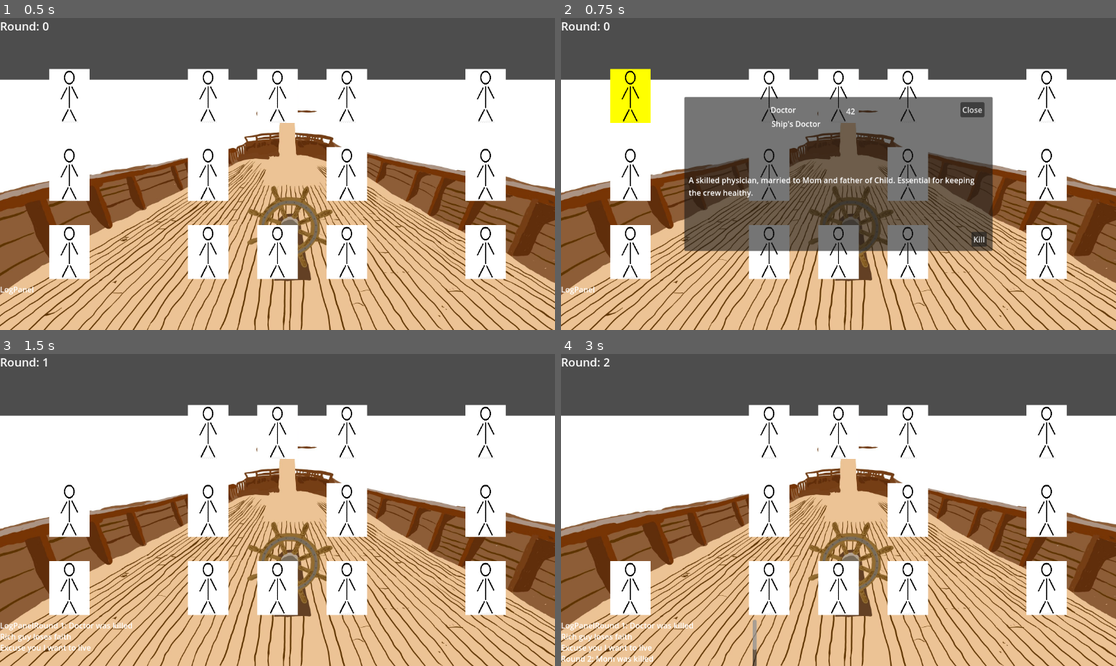
Above: before the commit, frames 1-4 (two rows, left to right).
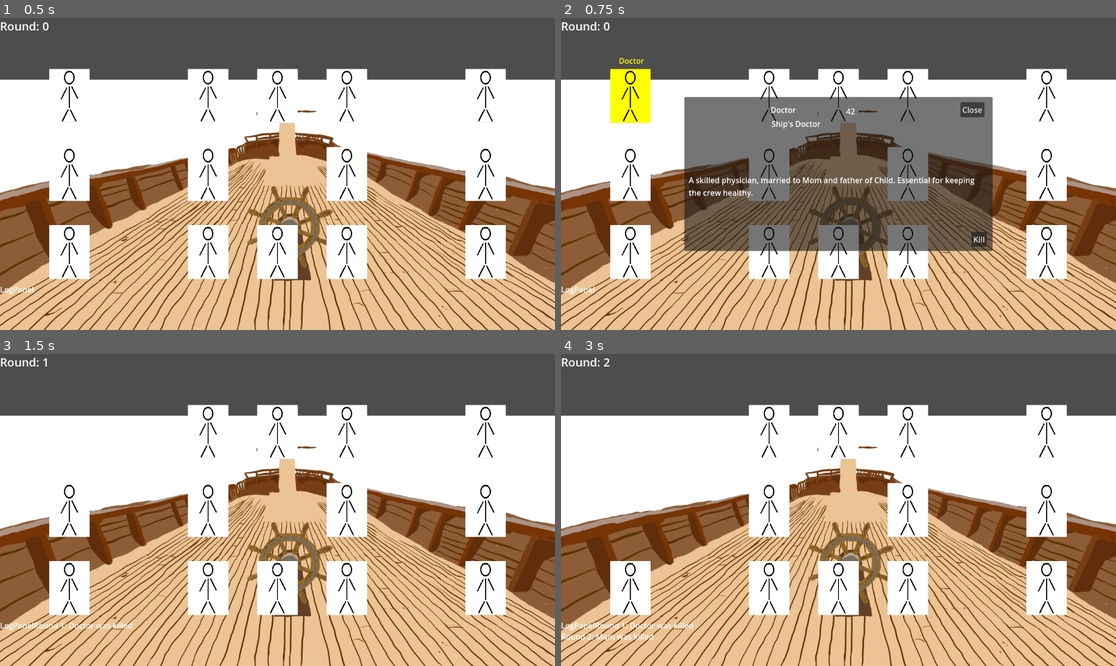
Above: after the commit, the same moments.

Repository: sajochems/Jamsepticeye
Game: Godot game, scene res://scenes/main.tscn
The game is run twice, just before and just after one commit, with the same random seed, the same clock (stepped at 60 frames per second) and the same inputs.
Inputs (mouse positions are in pixels of both pictures, inside the frame that each line leads up to):
- Up to frame 1 (0.5 s): no input
- Up to frame 2 (0.75 s): tap Enter at 0.5 s; move the mouse to (627, 96) at 0.52 s; click (627, 96) at 0.67 s
- Up to frame 3 (1.5 s): click "Kill" at 1.25 s
- Up to frame 4 (3 s): tap Space at 2 s; move the mouse to (627, 510) at 2.02 s; click (627, 510) at 2.17 s; click "Kill" at 2.75 s

Frame 1 is identical in both runs. In frame 2, less than 0.1% of the frame differs, in the area x 10-16%, y 12-15%; in frame 3, 0.3%; in frame 4, 0.6%, in the area x 0-36%, y 85-100%.
Error after the commit: Invalid assignment of property or key 'autowrap' with value of type 'bool' on a base object of type 'Label'. (res://scripts/event_info_window.gd:13)

Commit message:
Set up character names, bug fixes for restart and ground work for event window

Diff:
--- a/scenes/character.tscn
+++ b/scenes/character.tscn
@@ -1,10 +1,13 @@
-[gd_scene load_steps=5 format=3 uid="uid://6718rh0m02kt"]
+[gd_scene load_steps=6 format=3 uid="uid://6718rh0m02kt"]
 
 [ext_resource type="Script" uid="uid://b6ptaxu8ekljp" path="res://scripts/character.gd" id="1_agfs1"]
 [ext_resource type="Texture2D" uid="uid://glbm64jbn1me" path="res://assets/sprites/default.png" id="2_rkhd4"]
 [ext_resource type="Texture2D" uid="uid://f2j86566titl" path="res://assets/sprites/Higlight.png" id="3_lrhn5"]
 
 [sub_resource type="CapsuleShape2D" id="CapsuleShape2D_he2x2"]
+
+[sub_resource type="LabelSettings" id="LabelSettings_lrhn5"]
+font_color = Color(1, 1, 0, 1)
 
 [node name="Character" type="Area2D"]
 script = ExtResource("1_agfs1")
@@ -22,3 +25,12 @@
 visible = false
 scale = Vector2(0.1, 0.13)
 texture = ExtResource("3_lrhn5")
+
+[node name="Name" type="Label" parent="."]
+visible = false
+offset_left = -24.0
+offset_top = -85.0
+offset_right = 23.0
+offset_bottom = -62.0
+text = "Name"
+label_settings = SubResource("LabelSettings_lrhn5")
--- /dev/null
+++ b/scenes/event_info_window.tscn
@@ -0,0 +1,78 @@
+[gd_scene load_steps=4 format=3 uid="uid://xld7kxpusy1y"]
+
+[ext_resource type="Script" uid="uid://bt68eekbmvbhv" path="res://scripts/event_info_window.gd" id="1_52jcs"]
+
+[sub_resource type="StyleBoxFlat" id="StyleBoxFlat_52jcs"]
+bg_color = Color(0.592157, 0.341176, 0.168627, 1)
+
+[sub_resource type="LabelSettings" id="LabelSettings_w1ndx"]
+font_size = 48
+
+[node name="EventInfoWindow" type="Control"]
+layout_mode = 3
+anchors_preset = 15
+anchor_right = 1.0
+anchor_bottom = 1.0
+grow_horizontal = 2
+grow_vertical = 2
+script = ExtResource("1_52jcs")
+
+[node name="Panel" type="Panel" parent="."]
+layout_mode = 1
+anchors_preset = 8
+anchor_left = 0.5
+anchor_top = 0.5
+anchor_right = 0.5
+anchor_bottom = 0.5
+offset_left = -350.0
+offset_top = -250.0
+offset_right = 350.0
+offset_bottom = 250.0
+grow_horizontal = 2
+grow_vertical = 2
+theme_override_styles/panel = SubResource("StyleBoxFlat_52jcs")
+
+[node name="Event" type="Label" parent="Panel"]
+layout_mode = 1
+anchors_preset = 5
+anchor_left = 0.5
+anchor_right = 0.5
+offset_left = -207.5
+offset_top = 40.0
+offset_right = 207.5
+offset_bottom = 107.0
+grow_horizontal = 2
+text = "An Event occured!"
+label_settings = SubResource("LabelSettings_w1ndx")
+
+[node name="CloseButton" type="Button" parent="Panel"]
+layout_mode = 1
+anchors_preset = 7
+anchor_left = 0.5
+anchor_top = 1.0
+anchor_right = 0.5
+anchor_bottom = 1.0
+offset_left = -39.5
+offset_top = -100.0
+offset_right = 39.5
+offset_bottom = -69.0
+grow_horizontal = 2
+grow_vertical = 0
+text = "Continue"
+
+[node name="ScrollContainer" type="ScrollContainer" parent="Panel"]
+layout_mode = 1
+anchors_preset = 8
+anchor_left = 0.5
+anchor_top = 0.5
+anchor_right = 0.5
+anchor_bottom = 0.5
+offset_left = -250.0
+offset_top = -80.0
+offset_right = 250.0
+offset_bottom = 80.0
+grow_horizontal = 2
+grow_vertical = 2
+
+[node name="EventList" type="VBoxContainer" parent="Panel/ScrollContainer"]
+layout_mode = 2
--- a/scenes/game_over_window.tscn
+++ b/scenes/game_over_window.tscn
@@ -22,6 +22,33 @@
 layout_mode = 0
 offset_right = 1150.0
 offset_bottom = 650.0
+
+[node name="GameOver" type="Label" parent="Panel"]
+layout_mode = 1
+anchors_preset = 5
+anchor_left = 0.5
+anchor_right = 0.5
+offset_left = -130.0
+offset_top = 50.0
+offset_right = 130.0
+offset_bottom = 117.0
+grow_horizontal = 2
+text = "Game Over"
+label_settings = SubResource("LabelSettings_en71h")
+horizontal_alignment = 1
+
+[node name="Title" type="Label" parent="Panel"]
+layout_mode = 1
+anchors_preset = 5
+anchor_left = 0.5
+anchor_right = 0.5
+offset_left = -33.5
+offset_top = 200.0
+offset_right = 33.5
+offset_bottom = 245.0
+grow_horizontal = 2
+text = "Title"
+label_settings = SubResource("LabelSettings_32xbo")
 
 [node name="ReasonLabel" type="Label" parent="Panel"]
 layout_mode = 1
@@ -56,30 +83,3 @@
 grow_horizontal = 2
 grow_vertical = 0
 text = "Restart"
-
-[node name="GameOver" type="Label" parent="Panel"]
-layout_mode = 1
-anchors_preset = 5
-anchor_left = 0.5
-anchor_right = 0.5
-offset_left = -130.0
-offset_top = 50.0
-offset_right = 130.0
-offset_bottom = 117.0
-grow_horizontal = 2
-text = "Game Over"
-label_settings = SubResource("LabelSettings_en71h")
-horizontal_alignment = 1
-
-[node name="Title" type="Label" parent="Panel"]
-layout_mode = 1
-anchors_preset = 5
-anchor_left = 0.5
-anchor_right = 0.5
-offset_left = -33.5
-offset_top = 200.0
-offset_right = 33.5
-offset_bottom = 245.0
-grow_horizontal = 2
-text = "Title"
-label_settings = SubResource("LabelSettings_32xbo")
--- a/scenes/main.tscn
+++ b/scenes/main.tscn
@@ -3,8 +3,8 @@
 [ext_resource type="Script" uid="uid://p8bqhkah8l3t" path="res://scripts/main.gd" id="1_bo1nx"]
 [ext_resource type="PackedScene" uid="uid://dt3sc13gk1nww" path="res://scenes/character_info_window.tscn" id="1_jjgbg"]
 [ext_resource type="Texture2D" uid="uid://dqu0qt4dlama8" path="res://assets/sprites/Copy of Railings.JPEG.jpg" id="2_jyhfs"]
-[ext_resource type="PackedScene" uid="uid://bwsvu5h8gcxh6" path="res://scenes/game_won_window.tscn" id="3_sugp2"]
 [ext_resource type="PackedScene" uid="uid://bsekspsffcygf" path="res://scenes/game_over_window.tscn" id="5_tbgi4"]
+[ext_resource type="PackedScene" uid="uid://xld7kxpusy1y" path="res://scenes/event_info_window.tscn" id="5_tefeu"]
 
 [sub_resource type="LabelSettings" id="LabelSettings_jyhfs"]
 font_size = 24
@@ -40,7 +40,7 @@
 grow_horizontal = 2
 grow_vertical = 2
 
-[node name="GameWonWindow" parent="UI" instance=ExtResource("3_sugp2")]
+[node name="GameWonWindow" parent="UI" instance=ExtResource("5_tbgi4")]
 visible = false
 
 [node name="RoundLabel" type="Label" parent="UI"]
@@ -61,3 +61,6 @@
 
 [node name="GameOverWindow" parent="UI" instance=ExtResource("5_tbgi4")]
 visible = false
+
+[node name="EventInfoWindow" parent="UI" instance=ExtResource("5_tefeu")]
+visible = false
--- a/scripts/character.gd
+++ b/scripts/character.gd
@@ -10,11 +10,15 @@
 signal clicked(character_ref)
 
 @onready var sprite: Sprite2D = $Sprite2D
+@onready var name_label: Label = $Name
 
 func _ready():
 	connect("input_event", Callable(self, "_on_input_event"))
 	connect("mouse_entered", Callable(self, "_on_mouse_entered"))
 	connect("mouse_exited", Callable(self, "_on_mouse_exited"))
+
+	if name_label:
+		name_label.text = character_name
 
 func _on_input_event(viewport, event, shape_idx):
 	if event is InputEventMouseButton and event.pressed and event.button_index == MOUSE_BUTTON_LEFT:
@@ -24,6 +28,10 @@
 	if sprite:
 		sprite.modulate = Color(1, 1, 0, 1)  # brighten
 
+	name_label.visible = true
+
 func _on_mouse_exited():
 	if sprite:
 		sprite.modulate = Color(1, 1, 1, 1)  # reset color
+
+	name_label.visible = false
--- /dev/null
+++ b/scripts/event_info_window.gd
@@ -0,0 +1,18 @@
+extends Control
+
+@onready var event_list := $Panel/ScrollContainer/EventList
+@onready var close_button := $Panel/CloseButton
+
+func _ready():
+	if close_button:
+		close_button.pressed.connect(_on_CloseButton_pressed)
+
+func show_event_info(description: String):
+	var label = Label.new()
+	label.text = description
+	label.autowrap = true
+	event_list.add_child(label)
+	show()
+
+func _on_CloseButton_pressed():
+	hide()
--- a/scripts/main.gd
+++ b/scripts/main.gd
@@ -15,6 +15,8 @@
 @onready var info_window := $UI/CharacterInfoWindow
 @onready var game_over_window := $UI/GameOverWindow
 @onready var game_won_window := $UI/GameWonWindow
+@onready var event_info_window := $UI/EventInfoWindow
+
 
 @onready var round_label := $UI/RoundLabel
 @onready var log_panel := $UI/LogPanel
@@ -140,19 +142,23 @@
 	for ev in instant_lose_events:
 		if events.evaluate_instant_lose_event(ev, alive_tags, state, round):
 			trigger_game_over("You REALLY shouldn't have done that", ev.get("description", ""))
+			return
 
 	for ev in saveable_lose_events:
 		if events.evaluate_instant_lose_event(ev, alive_tags, state, round):
 			if events.evaluate_saveable_event(ev, alive_tags):
 				trigger_game_over("Oh no, if it isn't the consequences of your actions...", ev.get("lost_text", ""))
+				return
 			else:
-				add_log(ev.get("saved_text", ""))
+				#add_log(ev.get("saved_text", ""))
+				event_info_window.show_event_info(ev.get("saved_text", ""))
 
 	for ev in state_change_events:
 		if events.evaluate_state_changes(ev, alive_tags, state, round):
 			win_round = win_round + (events.rounds - round)
 			state = events.state
-			add_log(ev.get("description", ""))
+			#add_log(ev.get("description", ""))
+			event_info_window.show_event_info(ev.get("description", ""))
 
 
 		#if ev.get("trigger_round", -1) == round:
@@ -162,6 +168,7 @@
 	#tick_events()
 	if state > 3:
 		trigger_game_over("You know there's such a thing as TOO much tension, right?", "Your travellers lost all faith in your leadership.. they decided its YOU who gets sacrificed next!")
+		return
 	if round >= win_round:
 		print("Round is "  + str(round))
 		var alive_characters = []
@@ -257,9 +264,10 @@
 	# Reset game state
 	round = 0
 	update_round_label()
-
-	#active_events.clear()
-	#reload events is important !!!
+	game_over = false
+	state = 0
+	win_round = 7
+
 	alive_tags.clear()
 
 	# Reset all characters
@@ -268,8 +276,13 @@
 		char_ref.alive = true
 		char_ref.show()
 
-	# Repopulate alive_tags
-	for tag in characters.keys():
+		# Disconnect old signals (if they exist)
+		if char_ref.is_connected("clicked", Callable(self, "_on_character_clicked")):
+			char_ref.disconnect("clicked", Callable(self, "_on_character_clicked"))
+
+		# Reconnect signal
+		char_ref.connect("clicked", Callable(self, "_on_character_clicked"))
+
 		alive_tags.append(tag)
 
 	# Clear log
Not shown: 1 places in scenes/game_over_window.tscn that only renumber resources
Not shown, added: scripts/event_info_window.gd.uid
